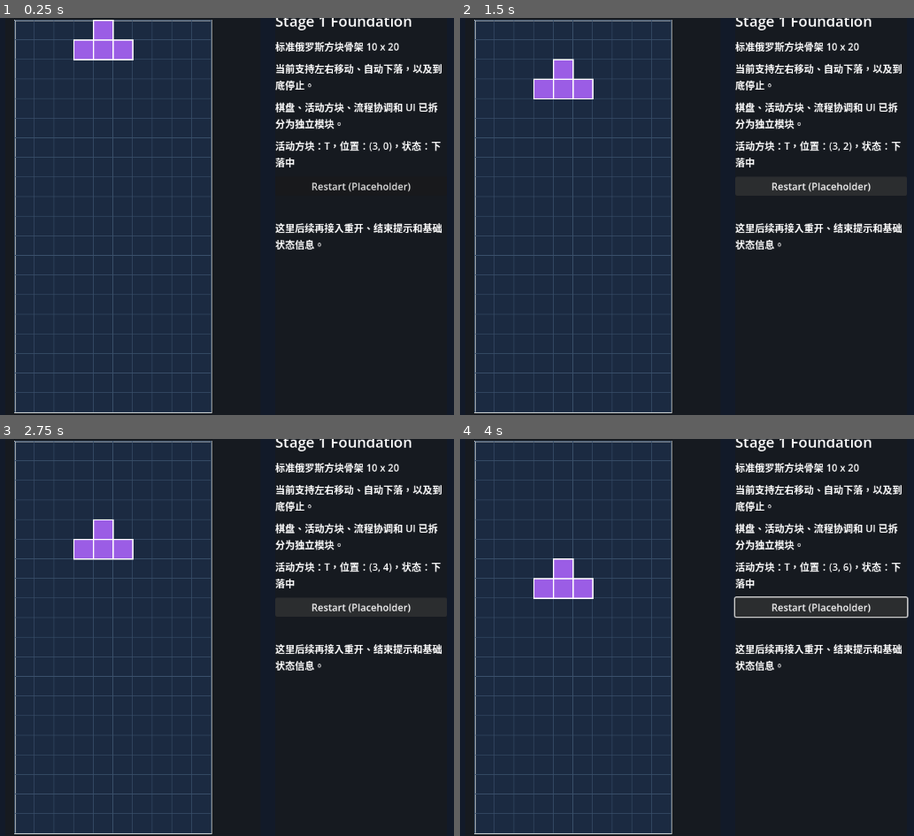
Above: before the commit, frames 1-4 (two rows, left to right).
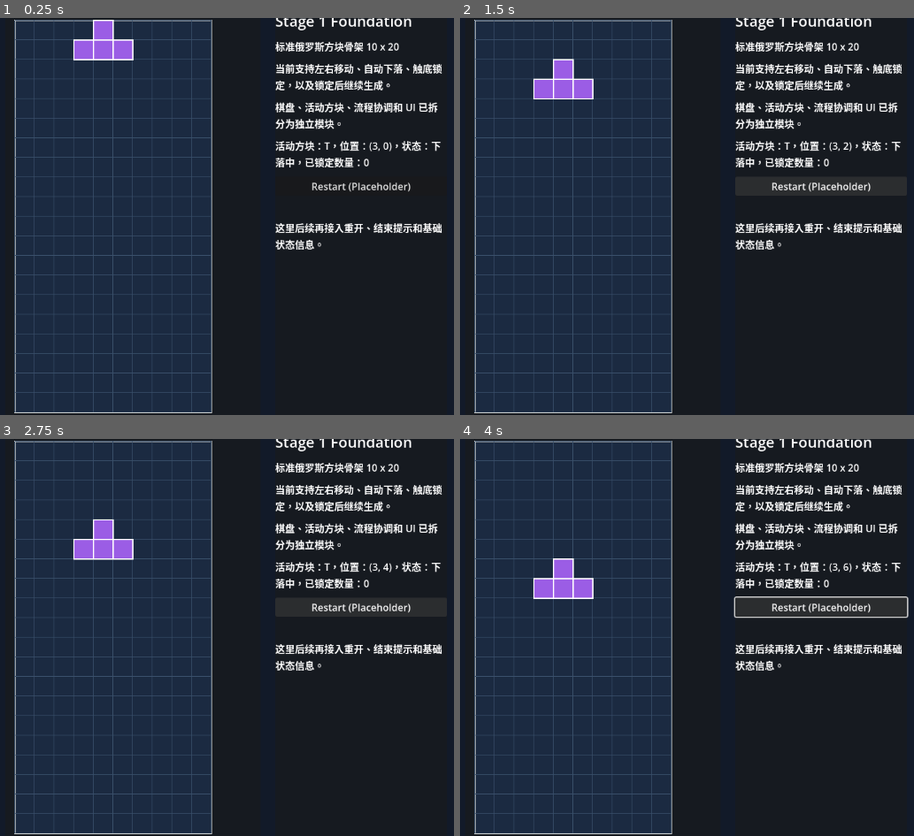
Above: after the commit, the same moments.

Repository: Drew-Z/game-first-tetris
Game: Godot game, scene res://scenes/main/main.tscn
The game is run twice, just before and just after one commit, with the same random seed, the same clock (stepped at 60 frames per second) and the same inputs.
Inputs:
- Up to frame 1 (0.25 s): no input
- Up to frame 2 (1.5 s): click "Restart (Placeholder)" at 0.5 s; click "Restart (Placeholder)" at 1.25 s
- Up to frame 3 (2.75 s): click "Restart (Placeholder)" at 2 s
- Up to frame 4 (4 s): tap Enter at 2.75 s; hold Right (ui_right) 2.78-3.53 s; tap Space at 3.5 s; hold Left (ui_left) from 3.53 s (still down)

The runs differ from the first frame. In frame 1, 0.8% of the frame differs, in the area x 60-98%, y 11-38%; in frame 2, 0.8%; in frame 3, 0.8%; in frame 4, 0.8%.

Commit message:
feat(stage-1): complete basic spawn fall and lock loop

Diff:
--- a/scripts/game/game_manager.gd
+++ b/scripts/game/game_manager.gd
@@ -13,6 +13,7 @@
 var active_piece_state = null
 var gravity_timer: float = 0.0
 var is_piece_falling: bool = false
+var locked_piece_count: int = 0
 
 
 func _ready() -> void:
@@ -39,7 +40,8 @@
 
 func start_game() -> void:
 	_setup_board()
-	_spawn_initial_piece()
+	locked_piece_count = 0
+	_spawn_new_active_piece()
 	_sync_ui()
 
 
@@ -48,8 +50,9 @@
 		board.call("setup_board_state")
 
 
-func _spawn_initial_piece() -> void:
-	var spawn_box_size := TetrominoData.get_spawn_box_size(initial_piece_id)
+func _spawn_new_active_piece() -> void:
+	var piece_id: StringName = initial_piece_id
+	var spawn_box_size := TetrominoData.get_spawn_box_size(piece_id)
 	var spawn_origin := Vector2i(3, 0)
 
 	if board.has_method("get_spawn_origin"):
@@ -58,7 +61,7 @@
 	if active_piece.get("cell_size") != null and board.get("cell_size") != null:
 		active_piece.set("cell_size", board.get("cell_size"))
 
-	active_piece_state = PieceStateModel.new(initial_piece_id, spawn_origin, 0)
+	active_piece_state = PieceStateModel.new(piece_id, spawn_origin, 0)
 	gravity_timer = 0.0
 	is_piece_falling = true
 
@@ -71,8 +74,6 @@
 		game_ui.call("show_structure_mode", board.get("columns"), board.get("rows"))
 
 	if active_piece_state == null:
-		if game_ui.has_method("show_lock_summary"):
-			game_ui.call("show_lock_summary")
 		return
 
 	if game_ui.has_method("show_piece_runtime_summary"):
@@ -80,7 +81,8 @@
 			"show_piece_runtime_summary",
 			active_piece_state.piece_id,
 			active_piece_state.origin,
-			is_piece_falling
+			is_piece_falling,
+			locked_piece_count
 		)
 
 
@@ -144,7 +146,9 @@
 	if active_piece.has_method("clear_piece"):
 		active_piece.call("clear_piece")
 
+	locked_piece_count += 1
 	active_piece_state = null
 	is_piece_falling = false
 	gravity_timer = 0.0
+	_spawn_new_active_piece()
 	_sync_ui()
--- a/scripts/ui/game_ui.gd
+++ b/scripts/ui/game_ui.gd
@@ -7,13 +7,19 @@
 
 func show_structure_mode(columns: int, rows: int) -> void:
 	stage_label.text = "标准俄罗斯方块骨架 %d x %d" % [columns, rows]
-	status_label.text = "当前支持左右移动、自动下落，以及到底停止。"
+	status_label.text = "当前支持左右移动、自动下落、触底锁定，以及锁定后继续生成。"
 
 
-func show_piece_runtime_summary(piece_id: StringName, origin: Vector2i, is_falling: bool) -> void:
+func show_piece_runtime_summary(
+	piece_id: StringName,
+	origin: Vector2i,
+	is_falling: bool,
+	locked_count: int
+) -> void:
 	var fall_status := "下落中" if is_falling else "已到底停止"
-	data_label.text = "活动方块：%s，位置：%s，状态：%s" % [piece_id, origin, fall_status]
-
-
-func show_lock_summary() -> void:
-	data_label.text = "活动方块已锁定到棋盘静态格子，当前不再存在可移动活动方块。"
+	data_label.text = "活动方块：%s，位置：%s，状态：%s，已锁定数量：%d" % [
+		piece_id,
+		origin,
+		fall_status,
+		locked_count,
+	]
Not shown, changed: README.md
Not shown, changed: docs/task-board.md
Not shown, changed: docs/test-checklist.md
